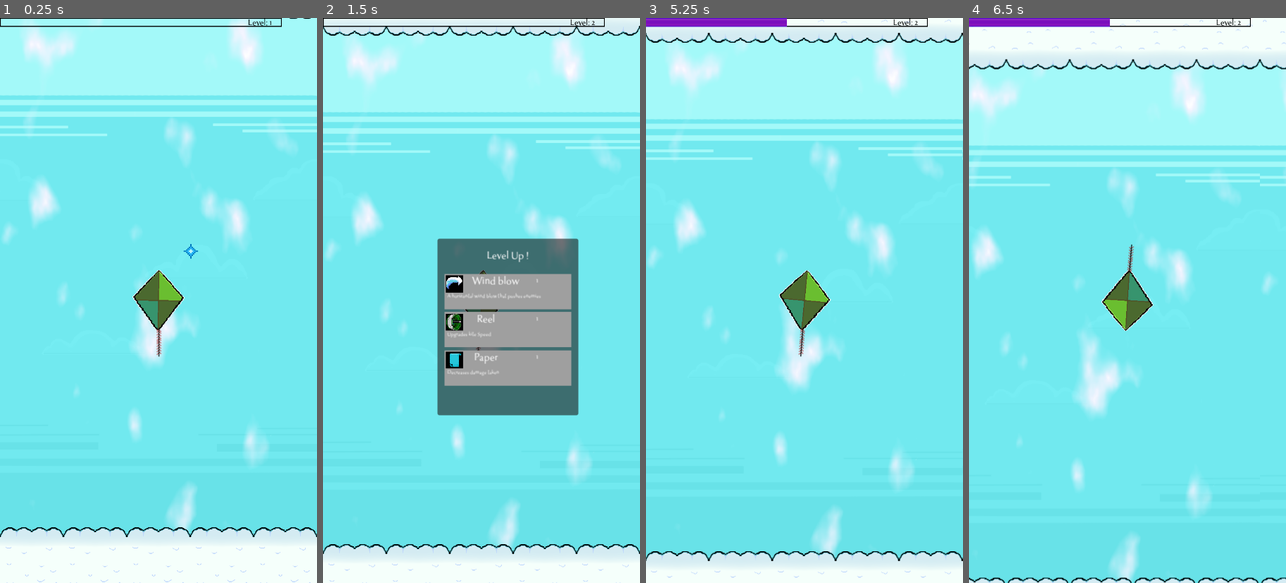
Above: before the commit, frames 1-4 (left to right).
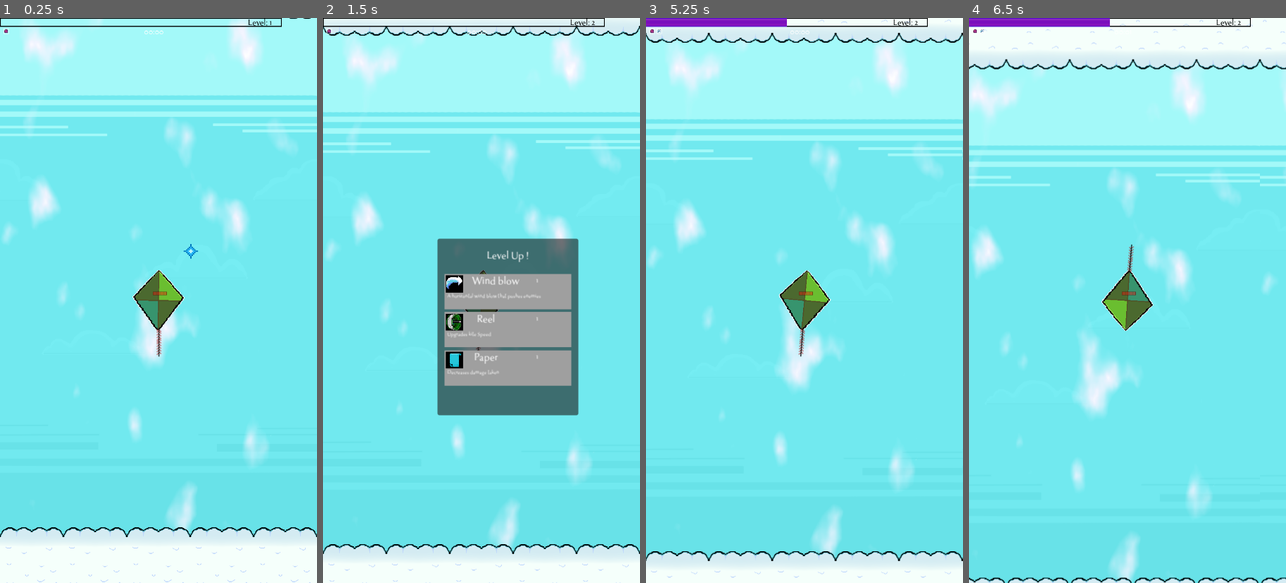
Above: after the commit, the same moments.

Repository: vitorvnc/KiteProject
Game: Godot game, scene res://Levels/first_level.tscn
Same seed, same stepped clock (60 frames per second), same inputs: the game is played once before the commit and once after it. Sound files missing from this copy of the repository are replaced by a short silence.
Inputs (mouse positions are in pixels of both pictures, inside the frame that each line leads up to):
- Up to frame 1 (0.25 s): no input
- Up to frame 2 (1.5 s): move the mouse to (551, 272) at 0.52 s; hold D (right) 0.53-1.28 s; click (551, 272) at 0.6 s; tap Enter at 1.25 s; move the mouse to (418, 328) at 1.27 s; hold S (down) from 1.28 s (still down); click (418, 328) at 1.35 s
- Up to frame 3 (5.25 s): tap Space at 2, 3.5, 5 s; move the mouse to (836, 176) at 2.02 s; release S (down) at 2.03 s; hold D (right) 2.03-2.78 s; click (836, 176) at 2.1 s; tap Enter at 2.75, 4.25 s; move the mouse to (788, 413) at 2.77 s; hold Up (ui_up) 2.78-3.53 s; click (788, 413) at 2.85 s; move the mouse to (899, 385) at 3.52 s; hold A (left) 3.53-5.03 s; click (899, 385) at 3.6 s; move the mouse to (709, 215) at 4.27 s; click (709, 215) at 4.35 s; move the mouse to (820, 300) at 5.02 s; hold S (down) from 5.03 s (still down); click (820, 300) at 5.1 s
- Up to frame 4 (6.5 s): move the mouse to (1079, 159) at 5.77 s; release S (down) at 5.78 s; hold D (right) from 5.78 s (still down); click (1079, 159) at 5.85 s

The runs differ from the first frame. In frame 1, less than 0.1% of the frame differs, in the area x 1-53%, y 1-50%; in frame 2, less than 0.1%; in frame 3, less than 0.1%; in frame 4, less than 0.1%.

Commit message:
health bar e inventario

Diff:
--- /dev/null
+++ b/pipasurvivors/Player/GUI/item_container.gd
@@ -0,0 +1,7 @@
+extends TextureRect
+
+var upgrade = null
+
+func _ready() -> void:
+	if upgrade != null:
+		$ItemTexture.texture = load(upgrade.icon)
--- /dev/null
+++ b/pipasurvivors/Player/GUI/item_container.tscn
@@ -0,0 +1,18 @@
+[gd_scene load_steps=3 format=3 uid="uid://cu8es1cdeocxr"]
+
+[ext_resource type="Texture2D" uid="uid://b6gpcffd0rrvw" path="res://resources/images/GUI/EmptyItem.png" id="1_tujht"]
+[ext_resource type="Script" uid="uid://cig6im4844g6h" path="res://Player/GUI/item_container.gd" id="2_1ykcd"]
+
+[node name="ItemContainer" type="TextureRect"]
+offset_right = 12.0
+offset_bottom = 12.0
+texture = ExtResource("1_tujht")
+script = ExtResource("2_1ykcd")
+
+[node name="ItemTexture" type="TextureRect" parent="."]
+layout_mode = 0
+offset_left = 2.0
+offset_top = 2.0
+offset_right = 34.0
+offset_bottom = 34.0
+scale = Vector2(0.26, 0.26)
--- a/pipasurvivors/Player/Pipa.tscn
+++ b/pipasurvivors/Player/Pipa.tscn
@@ -9,6 +9,8 @@
 [ext_resource type="Texture2D" uid="uid://52uuf2ltbwpx" path="res://resources/images/GUI/exp_progress.png" id="7_s2jef"]
 [ext_resource type="FontFile" uid="uid://cxyuy2f2u2034" path="res://resources/Font/tenderness.otf" id="8_s2jef"]
 [ext_resource type="AudioStream" uid="uid://sq5yquvsekhi" path="res://resources/audio/lvlUp.mp3" id="9_quppt"]
+[ext_resource type="Texture2D" uid="uid://345t2b55f0pl" path="res://resources/images/GUI/healthbar.png" id="10_iujw8"]
+[ext_resource type="Texture2D" uid="uid://pj6jbaneu2uq" path="res://resources/images/GUI/health.png" id="11_b6brw"]
 
 [sub_resource type="RectangleShape2D" id="RectangleShape2D_4ntmi"]
 size = Vector2(19.9758, 19.9758)
@@ -156,6 +158,18 @@
 horizontal_alignment = 1
 vertical_alignment = 2
 
+[node name="HealthBar" type="TextureProgressBar" parent="GUILayer/GUI"]
+unique_name_in_owner = true
+self_modulate = Color(1, 1, 1, 0.392157)
+layout_mode = 0
+offset_left = 347.0
+offset_top = 620.0
+offset_right = 379.0
+offset_bottom = 628.0
+value = 50.0
+texture_over = ExtResource("10_iujw8")
+texture_progress = ExtResource("11_b6brw")
+
 [node name="LevelUp" type="Panel" parent="GUILayer/GUI"]
 unique_name_in_owner = true
 process_mode = 2
@@ -187,6 +201,37 @@
 [node name="snd_levelup" type="AudioStreamPlayer" parent="GUILayer/GUI/LevelUp"]
 unique_name_in_owner = true
 stream = ExtResource("9_quppt")
+
+[node name="lblTimer" type="Label" parent="GUILayer/GUI"]
+unique_name_in_owner = true
+layout_mode = 0
+offset_left = 310.0
+offset_top = 20.0
+offset_right = 390.0
+offset_bottom = 44.0
+theme_override_fonts/font = ExtResource("8_s2jef")
+theme_override_font_sizes/font_size = 20
+text = "00:00"
+horizontal_alignment = 1
+vertical_alignment = 1
+
+[node name="CollectedWeapons" type="GridContainer" parent="GUILayer/GUI"]
+unique_name_in_owner = true
+layout_mode = 0
+offset_left = 8.0
+offset_top = 24.0
+offset_right = 208.0
+offset_bottom = 40.0
+columns = 10
+
+[node name="CollectedUpgrades" type="GridContainer" parent="GUILayer/GUI"]
+unique_name_in_owner = true
+layout_mode = 0
+offset_left = 8.0
+offset_top = 40.0
+offset_right = 208.0
+offset_bottom = 56.0
+columns = 10
 
 [connection signal="hurt" from="HurtBox" to="." method="_on_hurt_box_hurt"]
 [connection signal="timeout" from="Attack/SphereTimer" to="." method="_on_sphere_timer_timeout"]
--- a/pipasurvivors/Player/pipa.gd
+++ b/pipasurvivors/Player/pipa.gd
@@ -1,4 +1,6 @@
 extends CharacterBody2D
+
+var time = 0
 
 @export var hp = 80.0
 @export var maxhp = 80.0
@@ -23,6 +25,13 @@
 @onready var upgradeOptions = get_node("%UpgradeOptions")
 @onready var itemOptions = preload("res://Utility/item_option.tscn")
 @onready var sndLevelUp = get_node("%snd_levelup")
+@onready var healthBar = get_node("%HealthBar")
+@onready var lblTimer = get_node("%lblTimer")
+
+#tabela grid com upgrades e weapons
+@onready var collectedWeapons = get_node("%CollectedWeapons")
+@onready var collectedUpgrades = get_node("%CollectedUpgrades")
+@onready var itemContainer = preload("res://Player/GUI/item_container.tscn")
 
 #ATTACK E WEAPONS
 @export var attack_spawn_point: Marker2D  # Ponto de spawn dos ataques Whip
@@ -53,6 +62,7 @@
 
 func _ready():
 	set_expbar(experience, calculate_experiencecap())
+	_on_hurt_box_hurt(0,0,0)
 	attack_spawn_point = $AttackSpawnPoint
 	var weapon = load("res://Utility/weapons_db.tres::Resource_mqtek")
 
@@ -97,6 +107,8 @@
 
 func _on_hurt_box_hurt(damage: Variant, _angle, _knockback) -> void:
 	hp-= damage-armor
+	healthBar.max_value = maxhp
+	healthBar.value = hp
 	print(hp)
 #ATTACK AREA
 # Atualiza a direção dos ataques (se necessário)
@@ -117,12 +129,20 @@
 		attack.monitorable = active
 
 func load_starting_weapons():
+
 	for i in starting_weapons:
 		var weapon_id = i['id']
 		var weapon_data = weapons_db.get_weapon_by_id(weapon_id)
 		#print('vai pegar wd pra entrar no add: ', weapon_data)
 		if weapon_data:
 			add_weapon(weapon_data)
+			var new_item = itemContainer.instantiate()
+			new_item.upgrade = weapon_data
+			match weapon_data.type:
+				"weapon":
+					collectedWeapons.add_child(new_item)
+				"upgrade":
+					collectedUpgrades.add_child(new_item)
 
 func add_weapon(weapon_data: WeaponData):
 	print('entrou no add weapon', weapon_data)
@@ -345,6 +365,7 @@
 	get_tree().paused = true
 
 func upgrade_character(upgrade):
+	adjust_gui_collection(upgrade)
 	var option_children = upgradeOptions.get_children()
 	for i in option_children:
 		i.queue_free()
@@ -396,3 +417,29 @@
 		if collected_weapons[i]["data"].id.begins_with(weapon_id.split("_")[0]):
 			return i
 	return -1
+
+func change_time(argtime = 0):
+	time = argtime
+	var get_m = int(time/60.0)
+	var get_s = time % 60
+	if get_m < 10:
+		get_m = str(0,get_m)
+	if get_s <10:
+		get_s = str(0, get_s)
+	lblTimer.text = str(get_m, ":", get_s)
+
+func adjust_gui_collection(upgrade):
+	var get_upgraded_displaynames = upgrade.display_name
+	var get_type = upgrade.type
+	if get_type != "recovery":
+		var get_collected_displaynames = []
+		for i in collected_weapons:
+				get_collected_displaynames.append(i.data.display_name)
+		if not get_upgraded_displaynames in get_collected_displaynames:
+			var new_item = itemContainer.instantiate()
+			new_item.upgrade = upgrade
+			match get_type:
+				"weapon":
+					collectedWeapons.add_child(new_item)
+				"upgrade":
+					collectedUpgrades.add_child(new_item)
--- a/pipasurvivors/Utility/enemy_spawner.gd
+++ b/pipasurvivors/Utility/enemy_spawner.gd
@@ -6,7 +6,10 @@
 
 var time = 0
 
+signal changetime(time)
 
+func _ready() -> void:
+	connect("changetime", Callable(player, "change_time"))
 
 
 func _on_timer_timeout():
@@ -25,7 +28,7 @@
 					enemy_spawn.global_position = get_random_position()
 					add_child(enemy_spawn)
 					counter += 1
-
+	emit_signal("changetime", time)
 
 
 func get_random_position():
Not shown, added: pipasurvivors/Player/GUI/item_container.gd.uid
Not shown: 1 places in pipasurvivors/Player/Pipa.tscn that only renumber resources
